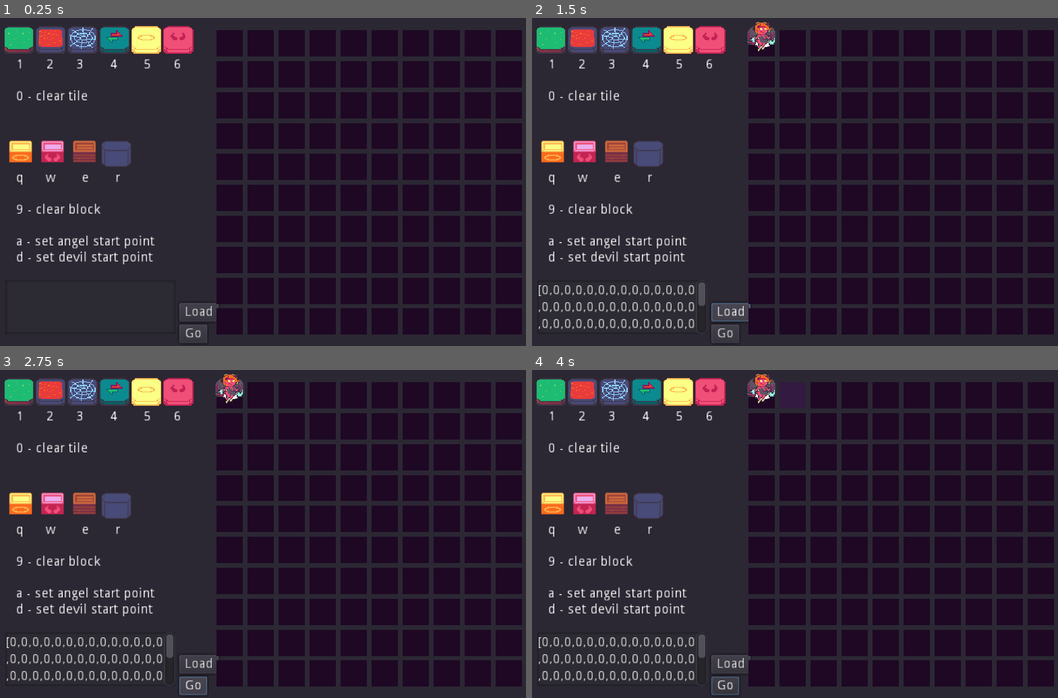
Above: before the commit, frames 1-4 (two rows, left to right).
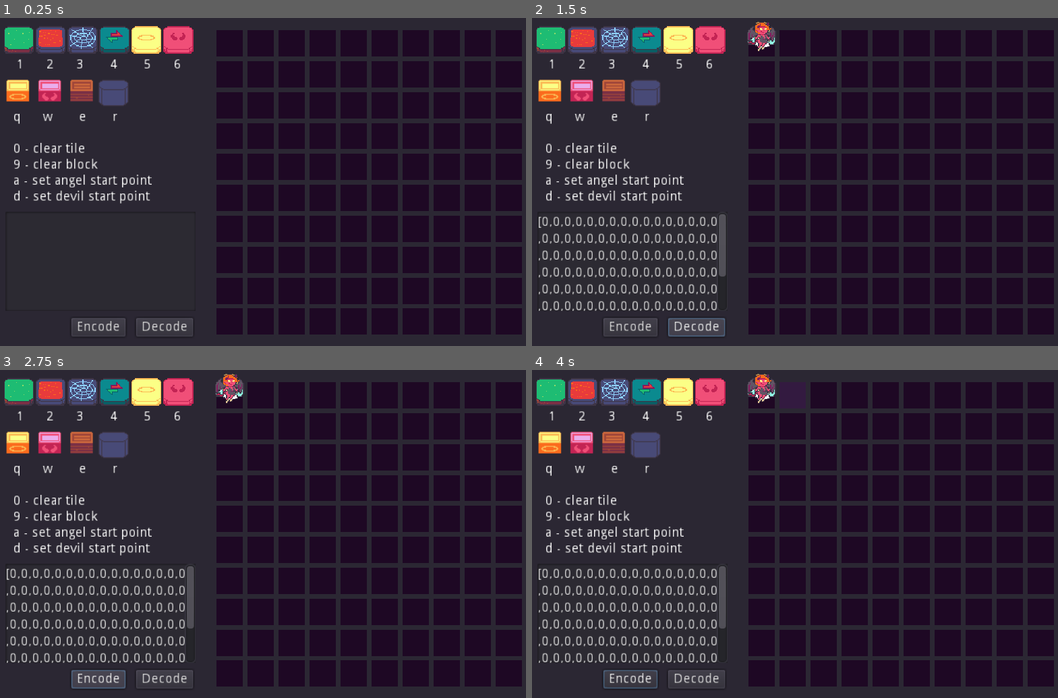
Above: after the commit, the same moments.

Repository: JRo-Robros/Angie-and-Monica
Game: Godot game, scene res://Editor.tscn
Same seed, same stepped clock (60 frames per second), same inputs: the game is played once before the commit and once after it. This scene is started directly instead of the project's main scene.
Inputs (mouse positions are in pixels of both pictures, inside the frame that each line leads up to):
- Up to frame 1 (0.25 s): no input
- Up to frame 2 (1.5 s): click "Go" (after the commit: "Encode") at 0.5 s; click "Load" (after the commit: "Decode") at 1.25 s
- Up to frame 3 (2.75 s): click "Go" (after the commit: "Encode") at 2 s
- Up to frame 4 (4 s): tap Enter at 2.75 s; move the mouse to (763, 396) at 2.77 s; hold Right (ui_right) 2.78-3.53 s; tap Space at 3.5 s; move the mouse to (795, 396) at 3.52 s; hold Down (ui_down) from 3.53 s (still down)

The runs differ from the first frame. In frame 1, 4.8% of the frame differs, in the area x 1-42%, y 18-99%; in frame 2, 7.8%; in frame 3, 7.9%, in the area x 1-42%, y 18-100%; in frame 4, 7.5%.

Commit message:
Editor UI Changes & Added Continuous Drawing
In the editor, I moved the UI elements around a bit to maximize space a bit better.

In the edit tile script, I changed the tile assignation to happen on key down, or when the mouse moves into a new tile. This allows for drawing-like behaviour.

Diff:
--- a/Editor.tscn
+++ b/Editor.tscn
@@ -24,7 +24,7 @@
 region_rect = Rect2( 0, 0, 34, 34 )
 
 [node name="Blocks" type="Sprite" parent="."]
-position = Vector2( 78, 147 )
+position = Vector2( 75, 82 )
 texture = ExtResource( 5 )
 
 [node name="Terrain" type="Sprite" parent="."]
@@ -35,25 +35,23 @@
 margin_left = 22.0
 margin_top = 43.0
 margin_right = 198.0
-margin_bottom = 91.0
+margin_bottom = 60.0
 rect_pivot_offset = Vector2( 8, -17 )
-text = "1      2      3       4       5      6
-
-0 - clear tile"
+text = "1      2      3       4       5      6"
 __meta__ = {
 "_edit_use_anchors_": false
 }
 
 [node name="Label2" type="Label" parent="."]
-margin_left = 22.0
-margin_top = 164.0
-margin_right = 198.0
-margin_bottom = 263.0
+margin_left = 19.0
+margin_top = 99.0
+margin_right = 195.0
+margin_bottom = 185.0
 rect_pivot_offset = Vector2( 8, -17 )
 text = "q      w       e       r
 
+0 - clear tile
 9 - clear block
-
 a - set angel start point
 d - set devil start point"
 __meta__ = {
@@ -62,9 +60,9 @@
 
 [node name="Output" type="TextEdit" parent="."]
 margin_left = 11.0
-margin_top = 280.0
-margin_right = 192.0
-margin_bottom = 337.0
+margin_top = 207.0
+margin_right = 214.0
+margin_bottom = 313.0
 size_flags_horizontal = 3
 size_flags_vertical = 3
 wrap_enabled = true
@@ -73,21 +71,21 @@
 }
 
 [node name="Button" type="Button" parent="."]
-margin_left = 196.0
-margin_top = 327.0
-margin_right = 226.0
-margin_bottom = 347.0
-text = "Go"
+margin_left = 81.0
+margin_top = 320.0
+margin_right = 139.0
+margin_bottom = 340.0
+text = "Encode"
 __meta__ = {
 "_edit_use_anchors_": false
 }
 
 [node name="Button2" type="Button" parent="."]
-margin_left = 196.0
-margin_top = 304.0
-margin_right = 238.0
-margin_bottom = 324.0
-text = "Load"
+margin_left = 150.0
+margin_top = 320.0
+margin_right = 211.0
+margin_bottom = 340.0
+text = "Decode"
 __meta__ = {
 "_edit_use_anchors_": false
 }
--- a/Scripts/EditTile.gd
+++ b/Scripts/EditTile.gd
@@ -5,6 +5,7 @@
 var tile_type:int = 0
 var block_type:int = 0
 var active = false
+var keyDown = false
 
 onready var tile_sprite = $TileSprite
 onready var block_sprite = $BlockSprite
@@ -25,7 +26,8 @@
 	_set_block_type(type)
 
 func _unhandled_key_input(event):
-	if active and !event.pressed:
+	if active and event.pressed and not keyDown:
+		keyDown = true
 		print(event.physical_scancode)
 		match event.physical_scancode:
 			48:
@@ -64,6 +66,7 @@
 
 
 func _on_EditTile_mouse_exited():
+	keyDown = false
 	active = false
 	$ColorRect.self_modulate = Color(0.12, 0.03, 0.14)
 
